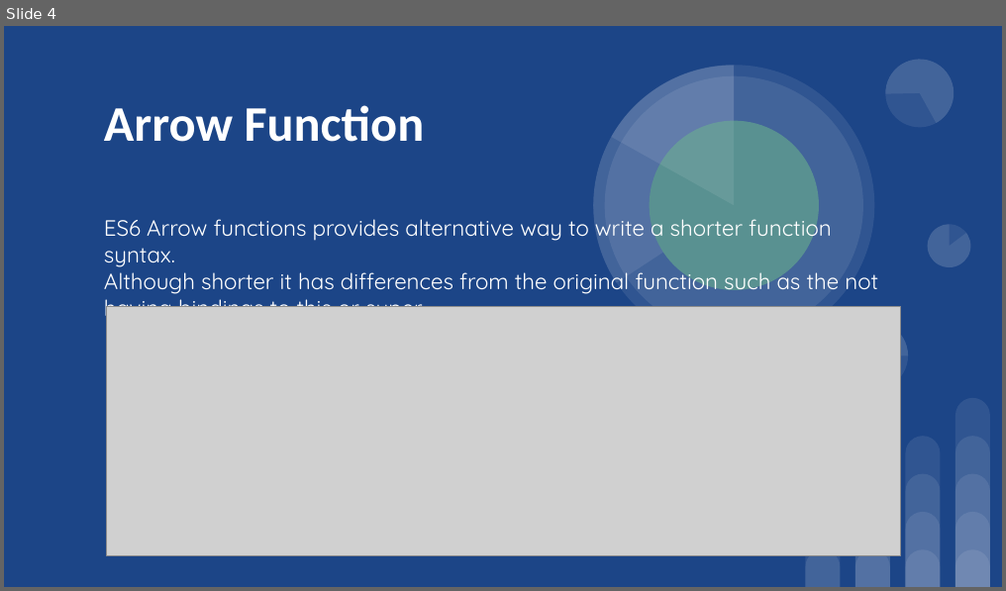
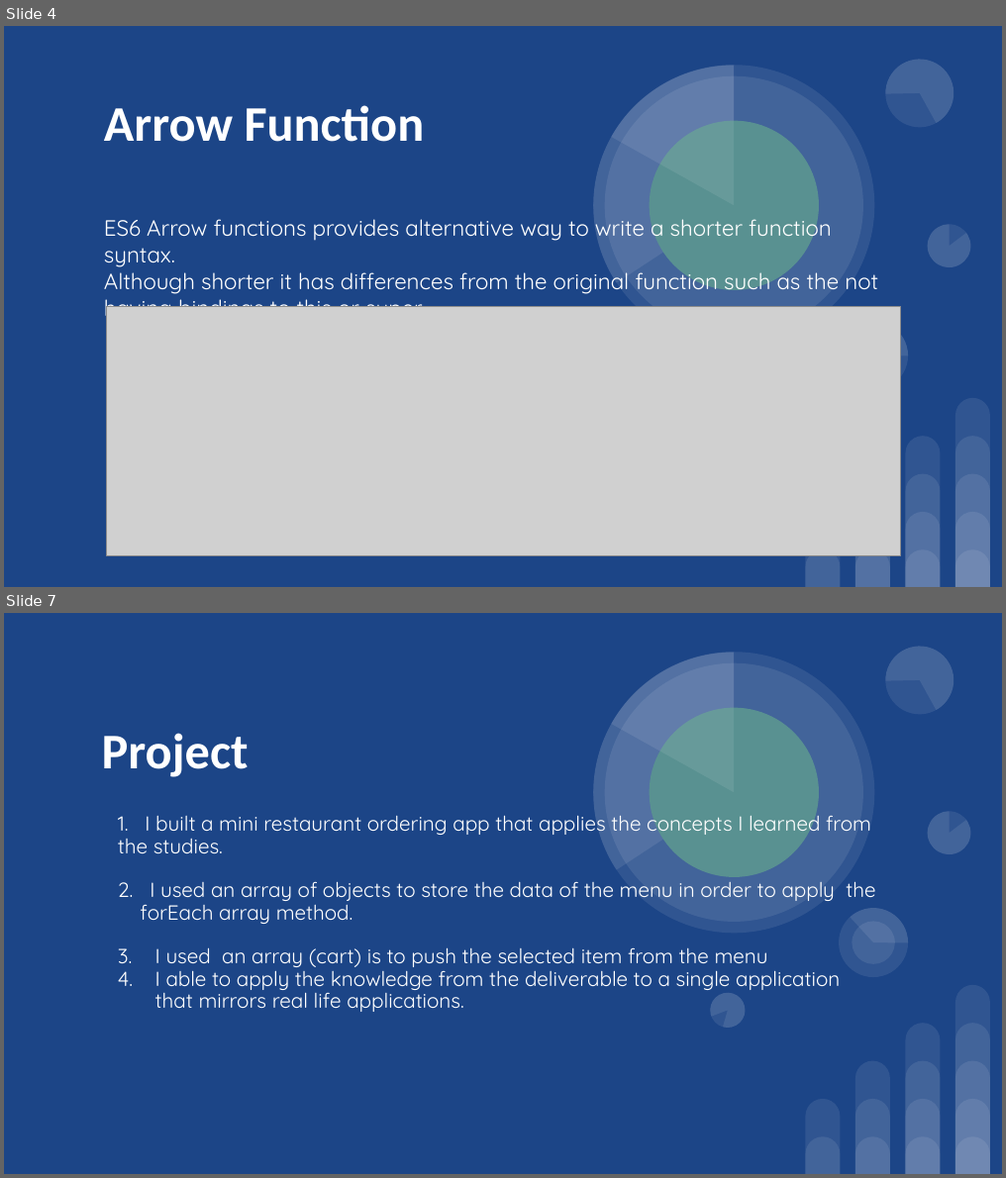
Before and after one commit to Sufyan-codes/FlexiSaf-Internship, a slide deck: Task 1/FlexiSaf Internship Task 1.pptx. Shown one above the other, each under a label of ours: slide 4 before the commit, slides 4 and 7 after it; the slides between them are not shown. The pictures are 1006x591 and 1006x1178 pixels, drawn with LibreOffice and Linux fonts; fonts in the diff are those of the drawing; grey boxes stand for pictures. Boxes give left, top, right and bottom in pixels: in the first picture for what was removed or moved away, otherwise in the second. Text is boxed around its words. In the diff, an @@ line names an element or a change of style, - is before the commit and + after.

```diff
--- a/Task 1/FlexiSaf Internship Task 1.pptx
+++ b/Task 1/FlexiSaf Internship Task 1.pptx
@@ slide 7 added at [4,613,1002,1174], background #1C4587; not listed: 25 template elements that a slide beside it also shows @@
@@ title added at [102,733,249,777], 36 pt, text #FFFFFF, bold @@
+Project
@@ subtitle added at [118,810,875,1012], 14.8 pt, text #FFFFFF @@
+1. I built a mini restaurant ordering app that applies the concepts I learned from the studies.
+2. I used an array of objects to store the data of the menu in order to apply the forEach array method.
+3. I used an array (cart) is to push the selected item from the menu
+4. I able to apply the knowledge from the deliverable to a single application that mirrors real life applications.
@@ ellipse added at [852,921,895,964], fill #FFFFFF at 9% opacity @@
@@ ellipse added at [706,989,749,1033], fill #FFFFFF at 9% opacity @@
@@ pie slice (boxed as its full ellipse) added at [706,989,749,1033], fill #FFFFFF at 9% opacity @@
```
Also in this commit, not shown: 2 slides changed, 1 other slide added, 2 slides removed, 1 other file.
